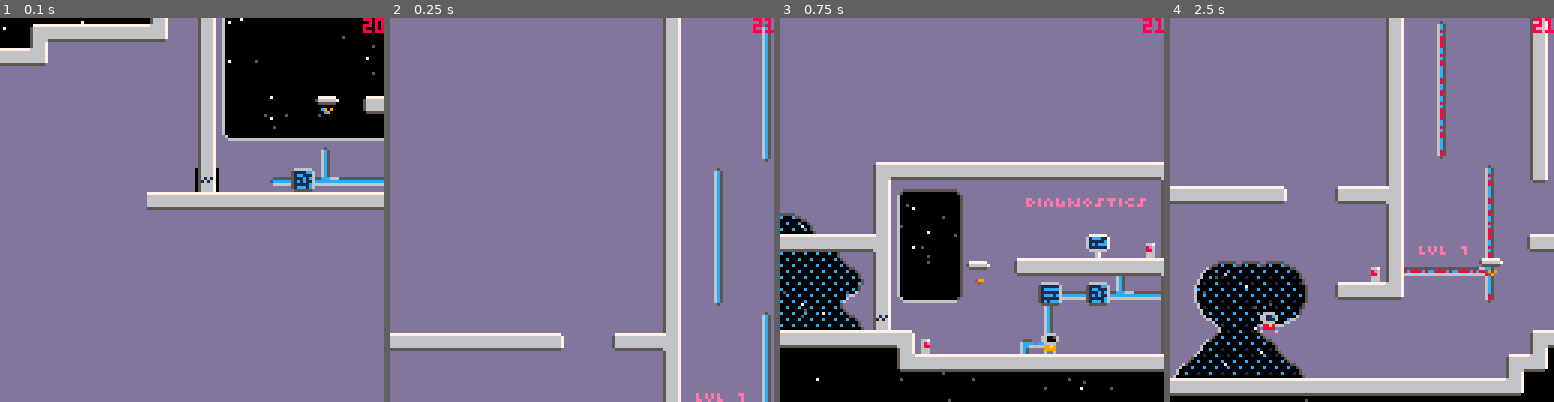
Above: before the commit, frames 1-4 (left to right).
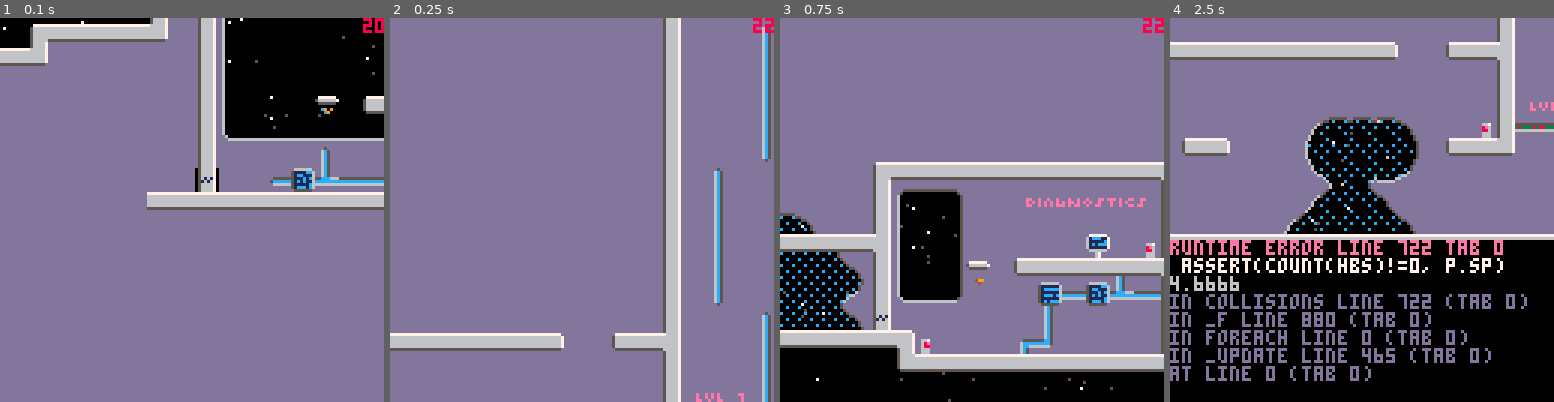
Above: after the commit, the same moments.

Repository: jgradim/gameoff-2020
Game: PICO-8 cartridge moonshot.p8
Two runs of this game, one before a commit and one after it. Both use one fixed random seed, a clock stepped at 60 frames per second and the inputs below.
Inputs:
- Up to frame 1 (0.1 s): no input
- Up to frame 2 (0.25 s): no input
- Up to frame 3 (0.75 s): tap X (X key) at 0.33 s; tap O (Z key) at 0.7 s
- Up to frame 4 (2.5 s): tap X (X key) at 1.07, 1.85 s; hold Right 1.6-2.1 s; tap O (Z key) at 1.7, 2.1 s; hold Up 2.15-2.42 s; hold Right from 2.47 s (still down)

Frame 1 is identical in both runs. In frame 2, less than 0.1% of the frame differs, in the area x 97-100%, y 0-4%; in frame 3, 0.2%; in frame 4, 54%, in the area x 0-100%, y 0-100%.
Error after the commit: runtime error line 722 tab 0; assert(count(hbs)!=0, p.sp); 4.6666

Commit message:
Use custom_hitboxes

Diff:
--- a/moonshot.p8
+++ b/moonshot.p8
@@ -677,6 +677,7 @@
 end
 
 function bounding_box(bs)
+ assert(#bs>0,"empty bs")
  local function x2(b) return b.x + b.w - 1 end
  local function y2(b) return b.y + b.h - 1 end
 
@@ -693,13 +694,20 @@
  return r
 end
 
-function player_hitboxes(sp, x, y)
-  return {{x=x,y=y,w=8,h=8}}
-end
-
 function sprite_hitboxes(sp, x, y)
-  if(not fget(sp, flag_hits)) return {}
-  return {{x=x,y=y,w=8,h=8}}
+  local bs = custom_hitboxes[sp]
+  if(bs == nil) return {}
+
+  local r = {}
+  for b in all(bs) do
+   add(r, {
+     x=b[1]+x,
+     y=b[2]+y,
+     w=b[3],
+     h=b[4],
+   })
+  end
+  return r
 end
 
 function intersectsx(as, bs)
@@ -713,8 +721,8 @@
 end
 
 function collisions(p)
-
- local hbs=player_hitboxes(p.sp, p.x, p.y)
+ local hbs=sprite_hitboxes(p.sp, p.x, p.y)
+ assert(count(hbs)!=0, p.sp)
  local collisions={}
 
  --check mechanics
